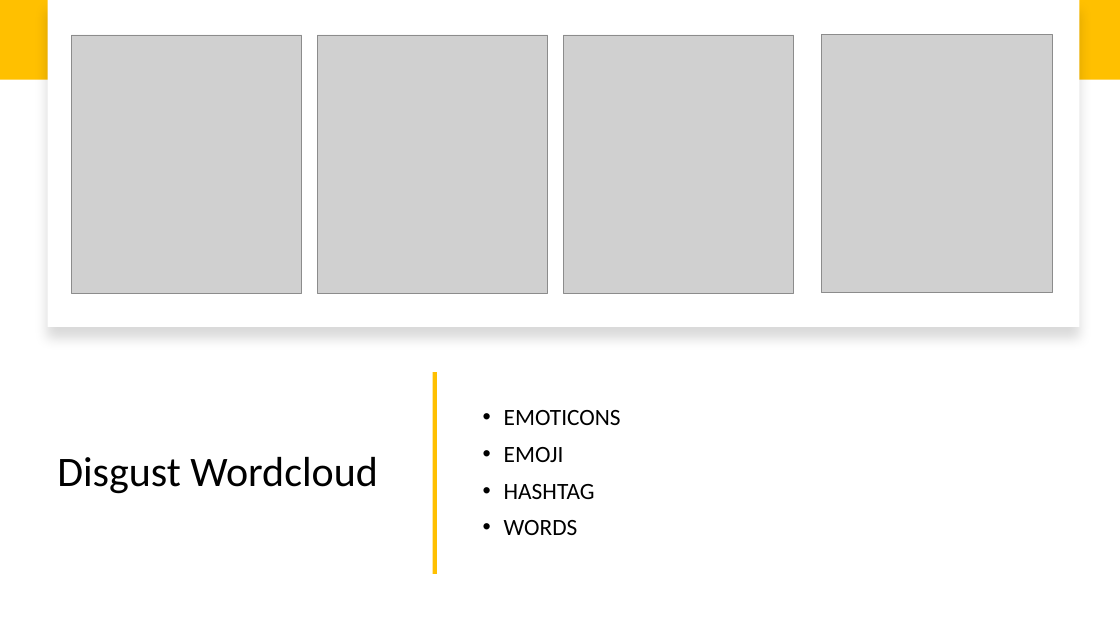
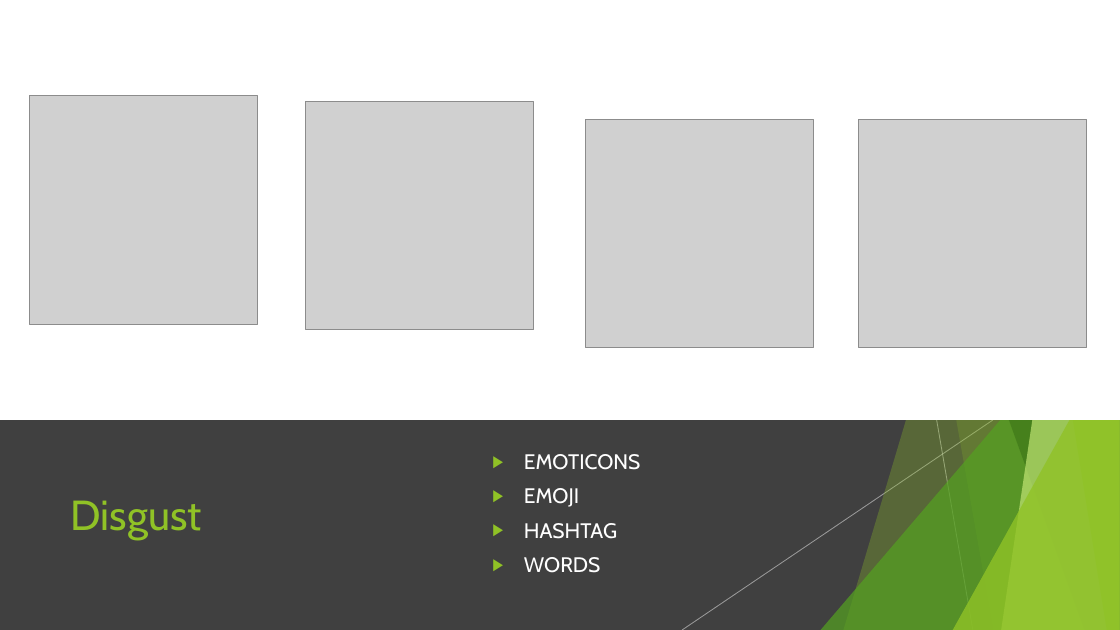
Before and after one commit to lucaMari94/mongodb-sentiment-analysis, a slide deck: slide 33 of silde/slide.pptx (slide 21 before the commit). Drawn at 1120x630 pixels with LibreOffice and Linux fonts; fonts in the diff are those of the drawing; grey boxes stand for pictures. Boxes give left, top, right and bottom in pixels: in the first picture for what was removed or moved away, otherwise in the second. Text is boxed around its words. In the diff, an @@ line names an element or a change of style, - is before the commit and + after.

```diff
--- a/silde/slide.pptx
+++ b/silde/slide.pptx
@@ rectangle: place and size @@
-rectangle at <box>48,0,1080,327</box>
+rectangle at <box>0,0,1120,420</box>
@@ rectangle at <box>0,0,1120,420</box>: shadow off @@
@@ rectangle removed at <box>0,0,1120,80</box> @@
@@ picture removed at <box>71,35,302,293</box> @@
@@ picture removed at <box>564,35,794,293</box> @@
@@ picture removed at <box>821,34,1052,292</box> @@
@@ picture added at <box>29,96,258,324</box> @@
@@ picture: place and size @@
-picture at <box>318,35,548,293</box>
+picture at <box>306,102,534,330</box>
@@ picture added at <box>586,119,814,348</box> @@
@@ picture added at <box>859,119,1087,348</box> @@
@@ group added at <box>682,0,1120,630</box>: 5 freeform shapes, 2 lines, 2 triangles @@
@@ group added at <box>0,0,1120,630</box>: 5 freeform shapes, 3 triangles, 2 lines @@
@@ rectangle removed at <box>433,373,437,574</box> @@
@@ rectangle added at <box>0,420,1120,630</box>, fill #404040 @@
@@ text "EMOTICONS": place and size @@
-text "EMOTICONS" at <box>504,410,621,535</box>
+text "EMOTICONS" at <box>524,454,641,573</box>
@@ text "EMOTICONS" at <box>524,454,641,573</box>: size 20 to 18 pt, font Calibri to Cabin, text colour #000000 to #FFFFFF; bullet • to ▶ @@
@@ title at <box>71,500,202,540</box>: text changed; font Calibri to Cabin; text colour #000000 to #90C226 @@
-Disgust Wordcloud
+Disgust
```
Also in this commit, not shown: 22 other slides changed, 17 slides added, 5 slides removed.
